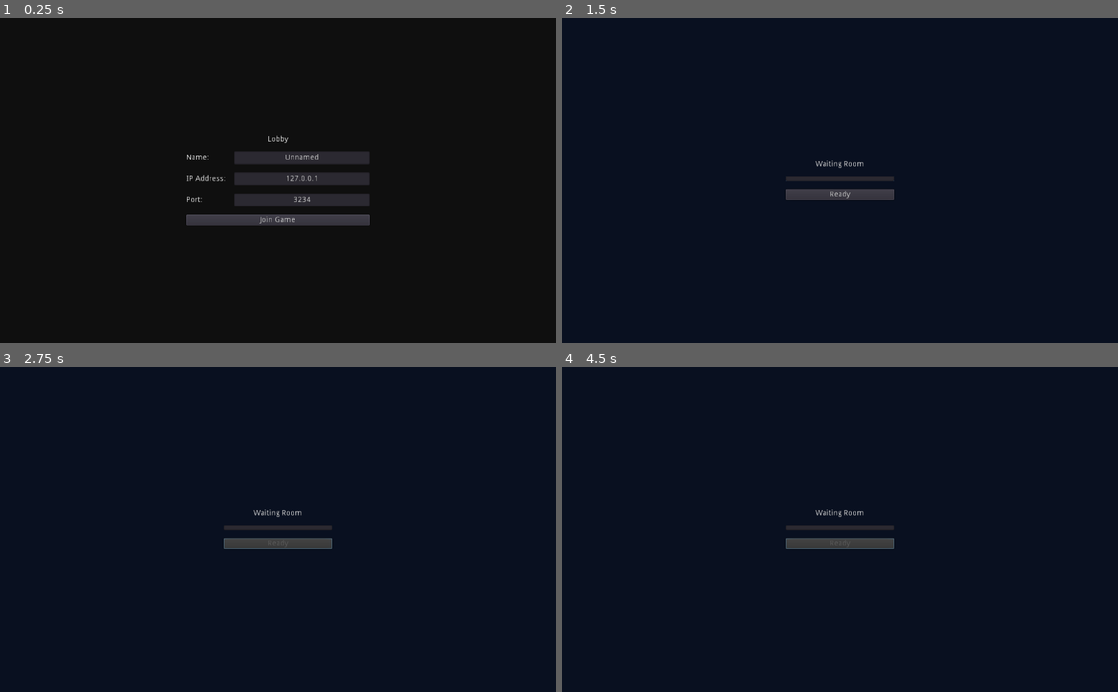
Above: before the commit, frames 1-4 (two rows, left to right).
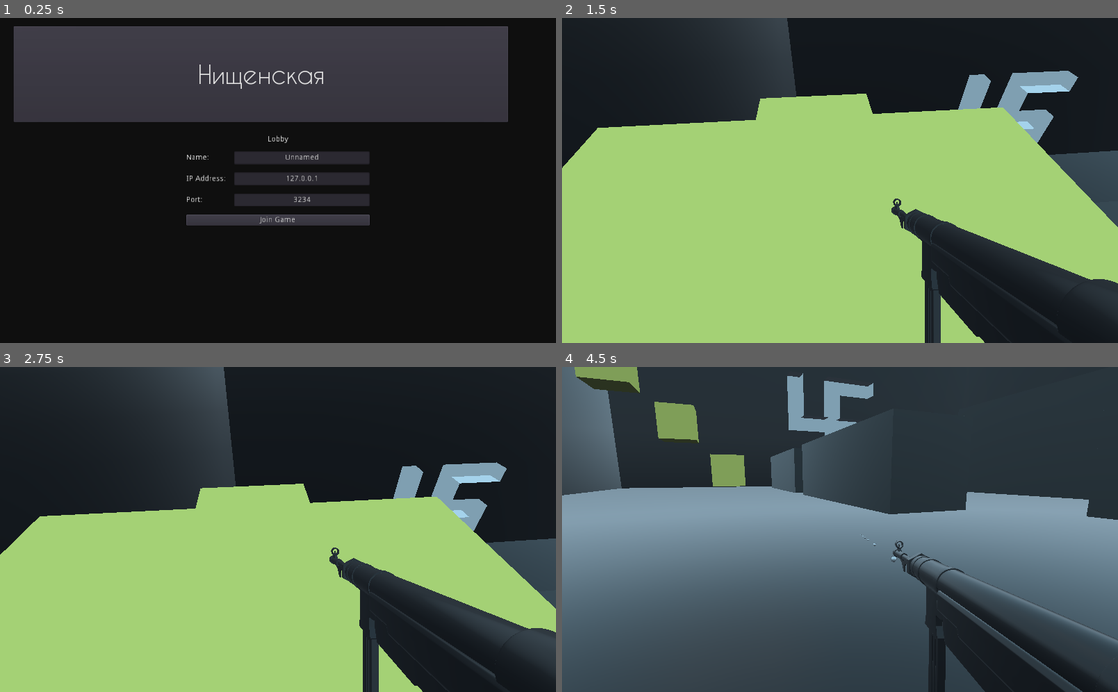
Above: after the commit, the same moments.

Repository: mogilyoy/wb_ozn_fight
Game: Godot game, scene res://lobby/lobby.tscn
The game is run twice, just before and just after one commit, with the same random seed, the same clock (stepped at 60 frames per second) and the same inputs.
Inputs (mouse positions are in pixels of both pictures, inside the frame that each line leads up to):
- Up to frame 1 (0.25 s): no input
- Up to frame 2 (1.5 s): click (823, 73) at 0.5 s, where only the run after the commit has a clickable "Нищенская"; click (840, 219) at 1.25 s, where only the run before the commit has a clickable "Join Game"
- Up to frame 3 (2.75 s): click (278, 542) at 2 s, where only the run before the commit has a clickable "Ready"
- Up to frame 4 (4.5 s): tap Enter at 2.75 s; move the mouse to (962, 513) at 2.77 s; press the mouse at (962, 513) at 2.78 s; hold D (move_right) 2.78-3.53 s; tap Space (jump) at 3.02, 3.77 s; move the mouse to (728, 545) at 3.52 s; release the mouse at (728, 545) at 3.53 s; hold S (move_backward) 3.53-4.28 s; right-click (728, 545) at 3.6 s; click (728, 545) at 3.8 s; move the mouse to (895, 458) at 4.27 s; press the mouse at (895, 458) at 4.28 s; hold D (move_right) from 4.28 s (still down)

The runs differ from the first frame. In frame 1, 26% of the frame differs, in the area x 2-92%, y 2-33%; in frame 2, 66%; in frame 3, 58%; in frame 4, 94%, in the area x 0-100%, y 0-100%.

Commit message:
0.0.3v beta

Diff:
--- a/Game Client/Scens/Пуля дура.tscn
+++ b/Game Client/Scens/Пуля дура.tscn
@@ -26,6 +26,9 @@
 contacts_reported = 2
 script = ExtResource( 1 )
 
+[node name="Timer" type="Timer" parent="."]
+one_shot = true
+
 [node name="CollisionShape" type="CollisionShape" parent="."]
 shape = SubResource( 1 )
 
@@ -40,4 +43,5 @@
 [node name="CollisionShape" type="CollisionShape" parent="Area"]
 shape = SubResource( 4 )
 
+[connection signal="timeout" from="Timer" to="." method="_on_Timer_timeout"]
 [connection signal="body_entered" from="Area" to="." method="_on_Area_body_entered"]
--- a/Game Client/Scripts/Bullet.gd
+++ b/Game Client/Scripts/Bullet.gd
@@ -19,3 +19,9 @@
 		queue_free()
 	else:
 		queue_free()
+
+
+
+
+func _on_Timer_timeout():
+	queue_free()
--- a/Game Client/Scripts/Player1_test.gd
+++ b/Game Client/Scripts/Player1_test.gd
@@ -85,12 +85,12 @@
 		camera.fov = lerp(camera.fov, fv['ADS'], ADS_LERP * delta)
 	else:
 		camera.fov = lerp(camera.fov, fv['Default'], ADS_LERP * delta)
-	if Input.is_action_just_pressed("shoot"):
+	if Input.is_action_pressed("shoot"):
 		print('пиу')
 		gun.ShootGun()
 		var spam = chel.rotation_degrees.x
-		camera.rotation_degrees.x = lerp(camera.rotation_degrees.x, camera.rotation_degrees.x + 4, 1.5)
-		chel.rotation_degrees.y = lerp(chel.rotation_degrees.y, chel.rotation_degrees.y + rand_range(-2, 2), rand_range(-2, 2))
+		#camera.rotation_degrees.x = lerp(camera.rotation_degrees.x, camera.rotation_degrees.x + 4, 1.5)
+		#chel.rotation_degrees.y = lerp(chel.rotation_degrees.y, chel.rotation_degrees.y + rand_range(-2, 2), rand_range(-2, 2))
 
 
 func _process(delta):
--- a/Game Client/lobby/lobby.gd
+++ b/Game Client/lobby/lobby.gd
@@ -31,3 +31,7 @@
 func _on_ReadyBtn_pressed():
 	Server.load_game()
 	ready_btn.disabled = true
+
+
+func _on_Button_pressed():
+	Server.offline_game()
--- a/Game Client/lobby/lobby.tscn
+++ b/Game Client/lobby/lobby.tscn
@@ -1,7 +1,12 @@
-[gd_scene load_steps=3 format=2]
+[gd_scene load_steps=5 format=2]
 
 [ext_resource path="res://lobby/lobby.gd" type="Script" id=1]
 [ext_resource path="res://lobby/waiting_room.tscn" type="PackedScene" id=2]
+[ext_resource path="res://resourses/caviar-dreams.ttf" type="DynamicFontData" id=3]
+
+[sub_resource type="DynamicFont" id=1]
+size = 48
+font_data = ExtResource( 3 )
 
 [node name="Lobby" type="Control"]
 anchor_right = 1.0
@@ -94,15 +99,20 @@
 
 [node name="WaitingRoom" parent="." instance=ExtResource( 2 )]
 
-[node name="VBoxContainer" parent="WaitingRoom/CenterContainer" index="0"]
-margin_top = 268.0
-margin_bottom = 332.0
-
 [node name="ItemList" parent="WaitingRoom/CenterContainer/VBoxContainer" index="1"]
 items = [ "Player 1", null, false, "Player 2", null, false, "Player 3", null, false, "Player 4", null, false ]
+
+[node name="Button" type="Button" parent="."]
+margin_left = 25.0
+margin_top = 15.0
+margin_right = 936.0
+margin_bottom = 192.0
+custom_fonts/font = SubResource( 1 )
+text = "Нищенская"
 
 [connection signal="text_changed" from="CenterContainer/VBoxContainer/GridContainer/NameTextBox" to="." method="_on_NameTextBox_text_changed"]
 [connection signal="pressed" from="CenterContainer/VBoxContainer/JoinBtn" to="." method="_on_JoinBtn_pressed"]
 [connection signal="pressed" from="WaitingRoom/CenterContainer/VBoxContainer/ReadyBtn" to="." method="_on_ReadyBtn_pressed"]
+[connection signal="pressed" from="Button" to="." method="_on_Button_pressed"]
 
 [editable path="WaitingRoom"]
--- a/Game Client/player/player.gd
+++ b/Game Client/player/player.gd
@@ -35,7 +35,7 @@
 
 # в настройках указали кнопки для управления теперь можно писать физику
 func _physics_process(delta):  # функция обновляется 60 раз в секунду
-	if is_network_master():
+	#if is_network_master():
 		# тут мы сбрасываем вектор скорости чтобы когда мы отпускаем кнопку все работало нормально а не через жопу
 		# ресет только х и z скорости чтобы прыгать можно было
 		vel.x = 0
@@ -92,11 +92,11 @@
 		rpc_unreliable_id(1, 'update_player', global_transform)
 
 remote func update_remote_player(transform):
-	if not is_network_master():
+	#if not is_network_master():
 		global_transform = transform
 
 # теперь будем чекать куда смотрит мышь
 func _input(event):  # функция вызывается от любого инпута (мышь, клавиатура и тд)
 	# проверяем вызван ли ивент мышью
-	if event is InputEventMouseMotion and is_network_master():
+	if event is InputEventMouseMotion: # and is_network_master():
 		mouseDelta = event.relative
--- a/Game Client/project.godot
+++ b/Game Client/project.godot
@@ -14,7 +14,7 @@
 
 [application]
 
-config/name="Multiplayer TopDown Game Client"
+config/name="Client"
 run/main_scene="res://lobby/lobby.tscn"
 config/icon="res://icon.png"
 
--- a/Game Client/server/server.gd
+++ b/Game Client/server/server.gd
@@ -63,3 +63,8 @@
 	var world = preload("res://world/World.tscn").instance()
 	get_tree().get_root().add_child(world)
 	get_tree().get_root().get_node('Lobby').queue_free()
+
+func offline_game():
+	var world = preload("res://Scens/Азон_ебёт.tscn").instance()
+	get_tree().get_root().add_child(world)
+	get_tree().get_root().get_node('Lobby').queue_free()
